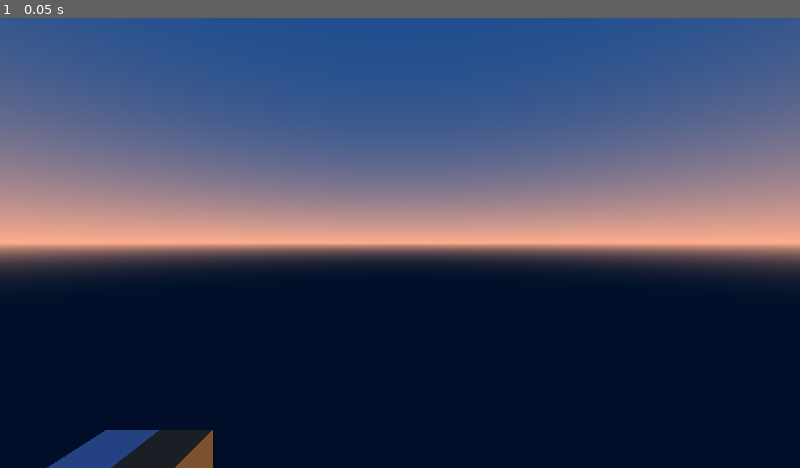
Above: before the commit, frame 1.
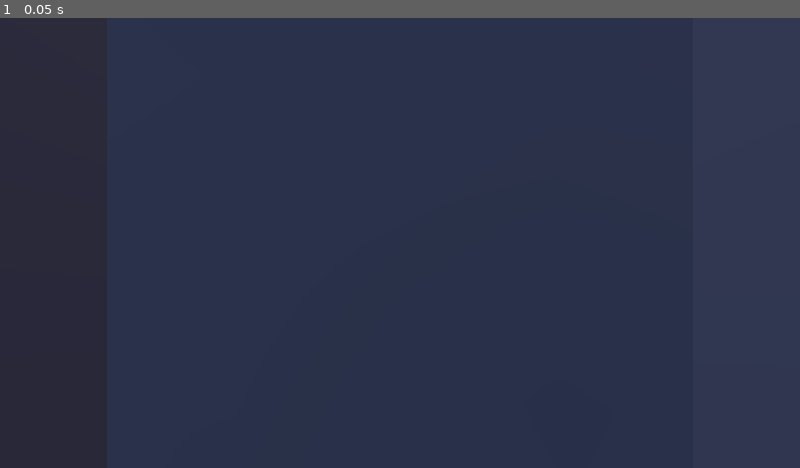
Above: after the commit, the same moment.

Repository: Lost-Rabbit-Digital/The_Voxel_Project
Game: Godot game, scene res://scenes/game.tscn
The game is run twice, just before and just after one commit, with the same random seed, the same clock (stepped at 60 frames per second) and the same inputs.
Inputs:
- Up to frame 1 (0.05 s): no input

The runs differ from the first frame. In frame 1, 97% of the frame differs, in the area x 0-100%, y 0-100%.

Commit message:
Added debug_menu asset, implemented terrain generation

Diff:
--- a/snc_project/scenes/game.tscn
+++ b/snc_project/scenes/game.tscn
@@ -1,8 +1,7 @@
-[gd_scene load_steps=7 format=3 uid="uid://yrxglwcwsqfy"]
+[gd_scene load_steps=6 format=3 uid="uid://yrxglwcwsqfy"]
 
 [ext_resource type="Script" uid="uid://bwnqknka1yyjj" path="res://scripts/voxels/voxel_manager.gd" id="1_uwrxv"]
 [ext_resource type="Script" uid="uid://gyeamovgi5ef" path="res://scripts/interaction/editor_style_camera.gd" id="2_yqjtg"]
-[ext_resource type="Script" uid="uid://bxwarlct4yu0s" path="res://scripts/environment/daylight_cycle.gd" id="3_lnu2h"]
 
 [sub_resource type="ProceduralSkyMaterial" id="ProceduralSkyMaterial_lnu2h"]
 sky_top_color = Color(0.105882, 0.294118, 0.556863, 1)
@@ -32,8 +31,6 @@
 transform = Transform3D(0.698678, -0.492456, 0.518977, 0, 0.725398, 0.688329, -0.715437, -0.48092, 0.50682, 0, 0, 0)
 shadow_enabled = true
 directional_shadow_mode = 0
-script = ExtResource("3_lnu2h")
-day_duration = 220.0
 
 [node name="WorldEnvironment" type="WorldEnvironment" parent="."]
 environment = SubResource("Environment_lnu2h")
--- a/snc_project/scripts/voxels/voxel_manager.gd
+++ b/snc_project/scripts/voxels/voxel_manager.gd
@@ -1,43 +1,118 @@
 # voxel_manager.gd
 # Manages voxel creation, updates, and rendering in the game world
-# Handles individual voxel operations and will be expanded for chunk management
+# Handles chunk-based terrain generation using Simplex noise
 
 extends Node3D
 
-# Constants for voxel properties
-const VOXEL_SIZE: float = 1.0  # Size of each voxel cube
-const MAX_VOXELS: int = 1000   # Safety limit for development
+# Constants for voxel and chunk properties
+const VOXEL_SIZE: float = 1.0     # Size of each voxel cube
+const CHUNK_SIZE: int = 16        # Size of chunk in voxels (16x16x16)
+const MAX_VOXELS: int = 16384     # Safety limit for development (16^3 = 4096)
 
 # Enums for voxel types (will be expanded as needed)
 enum VoxelType {
 	AIR,
 	DIRT,
 	STONE,
-	METAL
+	METAL,
+	GRASS
 }
 
-# Dictionary to store active voxels
+# Dictionary to store active voxels in the current chunk
 # Key: Vector3 position, Value: Dictionary with voxel data
 var active_voxels: Dictionary = {}
 
+# Noise generator for terrain
+var noise: FastNoiseLite
+
 # Resource preloading
 var voxel_materials: Dictionary = {
-	VoxelType.DIRT: preload_material(Color(0.6, 0.4, 0.2)),  # Brown
-	VoxelType.STONE: preload_material(Color(0.7, 0.7, 0.7)), # Gray
-	VoxelType.METAL: preload_material(Color(0.8, 0.8, 0.9))  # Light metallic
+	VoxelType.DIRT: preload_material(Color(0.6, 0.4, 0.2)),   # Brown
+	VoxelType.STONE: preload_material(Color(0.7, 0.7, 0.7)),  # Gray
+	VoxelType.METAL: preload_material(Color(0.8, 0.8, 0.9)),  # Light metallic
+	VoxelType.GRASS: preload_material(Color(0.3, 0.7, 0.3))   # Green
 }
+
+# Current chunk properties
+var current_chunk_position: Vector3 = Vector3.ZERO
+var chunk_node: Node3D
 
 # Debug settings
 @export var debug_enabled: bool = true
 @export var show_voxel_coords: bool = true
 
-# Called when the node enters the scene tree
+# Noise settings
+@export_group("Noise Settings")
+@export var noise_seed: int = 1234
+@export var noise_frequency: float = 0.05
+@export var noise_octaves: int = 4
+@export var surface_level: float = 0.0  # Threshold for surface generation
+
 func _ready() -> void:
 	if debug_enabled:
 		print("VoxelManager: Initializing...")
 
-	# Create a test pattern of voxels
-	_create_test_pattern()
+	# Initialize noise generator
+	_setup_noise()
+
+	# Create initial chunk
+	create_chunk(current_chunk_position)
+
+func _setup_noise() -> void:
+	noise = FastNoiseLite.new()
+	noise.noise_type = FastNoiseLite.TYPE_SIMPLEX
+	noise.seed = noise_seed
+	noise.frequency = noise_frequency
+	noise.fractal_octaves = noise_octaves
+	noise.fractal_lacunarity = 2.0
+	noise.fractal_gain = 0.5
+
+func create_chunk(chunk_pos: Vector3) -> void:
+	# Clear any existing chunk
+	if chunk_node:
+		chunk_node.queue_free()
+		active_voxels.clear()
+
+	# Create new chunk node
+	chunk_node = Node3D.new()
+	chunk_node.name = "Chunk_" + str(chunk_pos)
+	add_child(chunk_node)
+
+	# Generate terrain for chunk
+	generate_terrain(chunk_pos)
+
+	if debug_enabled:
+		print("VoxelManager: Created chunk at ", chunk_pos)
+
+func generate_terrain(chunk_pos: Vector3) -> void:
+	for x in range(CHUNK_SIZE):
+		for y in range(CHUNK_SIZE):
+			for z in range(CHUNK_SIZE):
+				var world_pos = chunk_pos * CHUNK_SIZE + Vector3(x, y, z)
+				var noise_value = noise.get_noise_3d(
+					world_pos.x, world_pos.y, world_pos.z
+				)
+
+				# Determine voxel type based on noise and height
+				var voxel_type = _get_voxel_type_for_terrain(noise_value, world_pos.y)
+
+				if voxel_type != VoxelType.AIR:
+					create_voxel(Vector3(x, y, z), voxel_type)
+
+func _get_voxel_type_for_terrain(noise_value: float, height: float) -> VoxelType:
+	# Basic terrain generation rules
+	if noise_value < surface_level:
+		return VoxelType.AIR
+
+	# Surface layer is grass
+	if height > CHUNK_SIZE * 0.75:
+		return VoxelType.GRASS
+	# Upper layer is dirt
+	elif height > CHUNK_SIZE * 0.5:
+		return VoxelType.DIRT
+	# Lower layer is stone
+	else:
+		return VoxelType.STONE
 
 # Creates a material with specified color
 func preload_material(color: Color) -> StandardMaterial3D:
@@ -47,24 +122,6 @@
 	material.metallic = 0.0
 	return material
 
-# Creates a test pattern of voxels for development
-func _create_test_pattern() -> void:
-	# Create a small 2x2x2 cube of different materials
-	var positions = [
-		Vector3(0, 0, 0), Vector3(1, 0, 0),
-		Vector3(0, 1, 0), Vector3(1, 1, 0),
-		Vector3(0, 0, 1), Vector3(1, 0, 1)
-	]
-
-	var types = [
-		VoxelType.DIRT, VoxelType.STONE,
-		VoxelType.METAL, VoxelType.DIRT,
-		VoxelType.STONE, VoxelType.METAL
-	]
-
-	for i in range(positions.size()):
-		create_voxel(positions[i], types[i])
-
 # Creates a single voxel at the specified position with given type
 func create_voxel(position: Vector3, type: VoxelType) -> void:
 	if active_voxels.size() >= MAX_VOXELS:
@@ -86,10 +143,10 @@
 
 	# Setup mesh instance
 	mesh_instance.mesh = mesh
-	mesh_instance.position = position
+	mesh_instance.position = position * VOXEL_SIZE  # Scale position by voxel size
 	mesh_instance.name = "Voxel_" + str(position.x) + "_" + str(position.y) + "_" + str(position.z)
 
-	# Add collision (optional but useful for interaction)
+	# Add collision
 	var static_body := StaticBody3D.new()
 	var collision_shape := CollisionShape3D.new()
 	var box_shape := BoxShape3D.new()
@@ -104,8 +161,8 @@
 		"instance": mesh_instance
 	}
 
-	# Add to scene tree
-	add_child(mesh_instance)
+	# Add to chunk node
+	chunk_node.add_child(mesh_instance)
 
 	if debug_enabled:
 		print("VoxelManager: Created voxel of type ", type, " at ", position)
@@ -125,3 +182,19 @@
 	if active_voxels.has(position):
 		return active_voxels[position].type
 	return VoxelType.AIR
+
+# Helper function to convert world position to chunk-local position
+func world_to_chunk_position(world_pos: Vector3) -> Vector3:
+	return Vector3(
+		floor(world_pos.x / CHUNK_SIZE),
+		floor(world_pos.y / CHUNK_SIZE),
+		floor(world_pos.z / CHUNK_SIZE)
+	)
+
+# Helper function to convert world position to voxel position within chunk
+func world_to_voxel_position(world_pos: Vector3) -> Vector3:
+	return Vector3(
+		posmod(world_pos.x, CHUNK_SIZE),
+		posmod(world_pos.y, CHUNK_SIZE),
+		posmod(world_pos.z, CHUNK_SIZE)
+	)
Not shown, added: snc_project/addons/debug_menu/debug_menu.gd
Not shown, added: snc_project/addons/debug_menu/debug_menu.gd.uid
Not shown, added: snc_project/addons/debug_menu/debug_menu.tscn
Not shown, added: snc_project/addons/debug_menu/plugin.cfg
Not shown, added: snc_project/addons/debug_menu/plugin.gd
Not shown, added: snc_project/addons/debug_menu/plugin.gd.uid
Not shown, added: snc_project/addons/debug_menu/LICENSE.md
